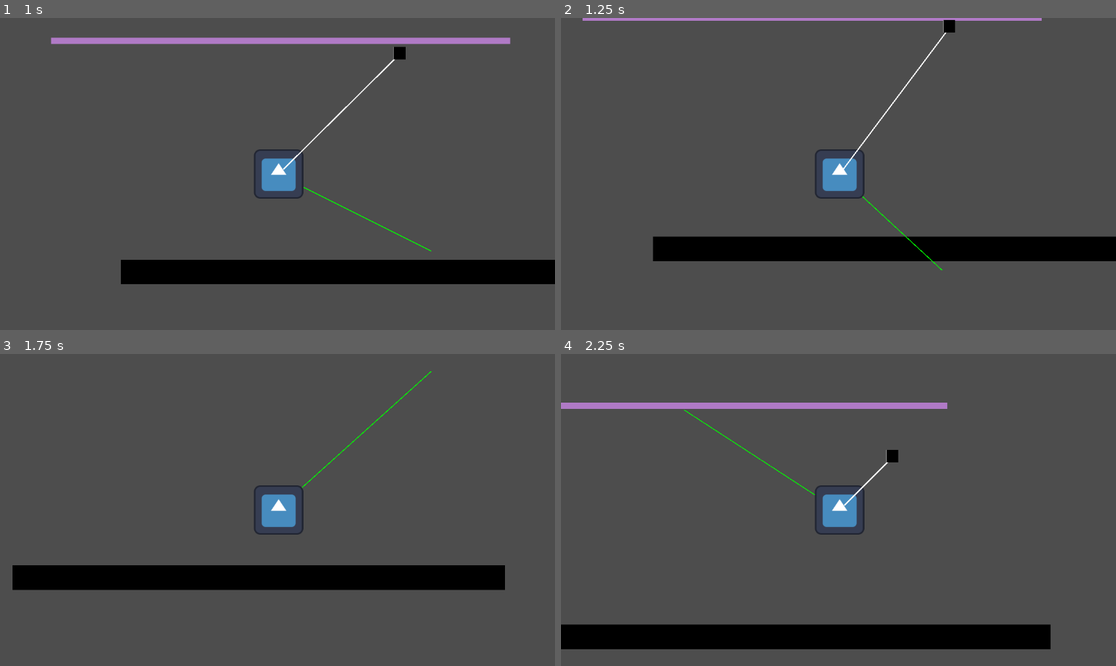
Above: before the commit, frames 1-4 (two rows, left to right).
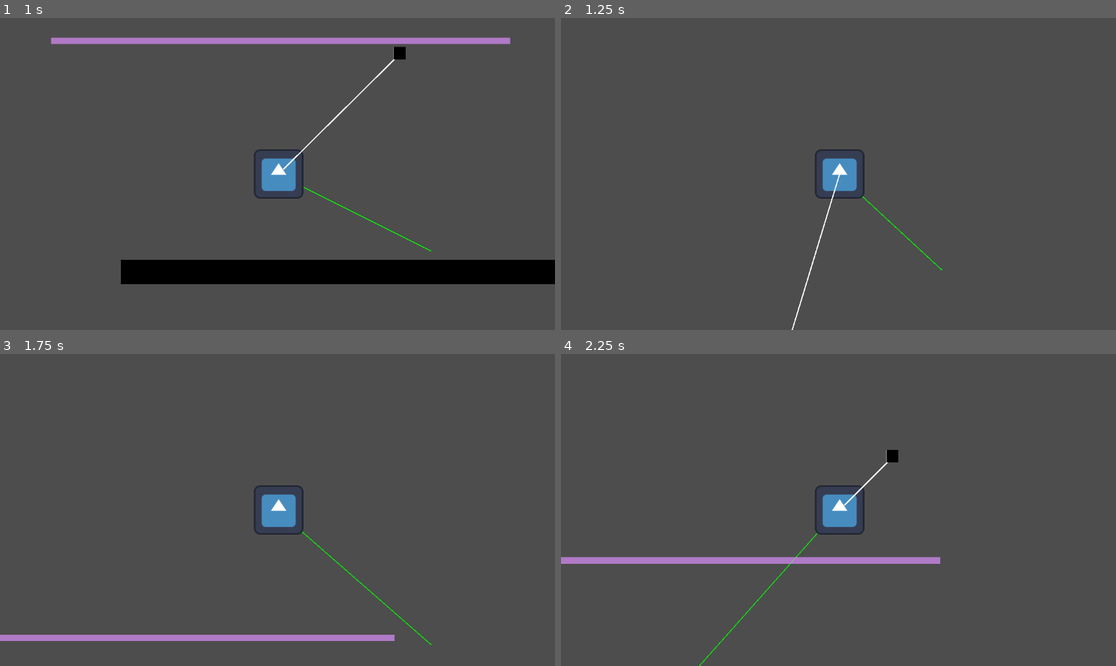
Above: after the commit, the same moments.

Repository: alanmathiasen/hook-godot
Game: Godot game, scene res://scenes/level.tscn
The game is run twice, just before and just after one commit, with the same random seed, the same clock (stepped at 60 frames per second) and the same inputs. The engine's default icon, where the game draws it, is replaced by a stand-in: a white triangle on a blue panel in a dark square.
Inputs:
- Up to frame 1 (1 s): hold Right (ui_right) from 0.53 s (still down); hold Ctrl (hook) from 0.53 s (still down); tap Up (ui_up) at 0.77 s
- Up to frame 2 (1.25 s): keep holding Right (ui_right); keep holding Ctrl (hook)
- Up to frame 3 (1.75 s): keep holding Right (ui_right); release Ctrl (hook) at 1.28 s; tap Ctrl (hook) at 1.35 s; tap Up (ui_up) at 1.52 s
- Up to frame 4 (2.25 s): release Right (ui_right) at 2.03 s; hold Left (ui_left) from 2.03 s (still down); hold Ctrl (hook) from 2.03 s (still down)

Frame 1 is identical in both runs. In frame 2, 7.8% of the frame differs, in the area x 3-100%, y 0-100%; in frame 3, 8.7%; in frame 4, 10%, in the area x 0-89%, y 15-100%.

Commit message:
it doesnt work anymore

Diff:
--- a/project.godot
+++ b/project.godot
@@ -12,7 +12,7 @@
 
 config/name="test"
 run/main_scene="res://scenes/level.tscn"
-config/features=PackedStringArray("4.2", "Forward Plus")
+config/features=PackedStringArray("4.1", "Forward Plus")
 config/icon="res://icon.svg"
 
 [input]
--- a/scenes/character.gd
+++ b/scenes/character.gd
@@ -20,7 +20,7 @@
 var velocity_arrow = Vector2.ZERO
 
 func _physics_process(delta):
-	print(velocity)
+	# print(velocity)
 	handle_hook(delta)
 	handle_movement(delta)
 	move_and_slide()
@@ -45,14 +45,12 @@
 	if(hook.state == HookStates.HOOKED):
 		add_angular_velocity(facing_direction * 0.1)
 		linear_velocity = angular_velocity * distance_to_hook
-		print('linear', linear_velocity)
 		process_velocity(delta)
 
 func _on_hook_body_entered(_body):
 	distance_to_hook = self.global_position.distance_to(hook.global_position)
-
 	if facing_direction == 1:
-		angle_to_hook = atan2(hook.global_position.y - self.global_position.y, hook.global_position.x - self.global_position.x)
+		angle_to_hook = atan2(self.global_position.y - hook.global_position.y, self.global_position.x - hook.global_position.x)
 	else:
 		angle_to_hook = atan2(self.global_position.y - hook.global_position.y, self.global_position.x - hook.global_position.x)
 
@@ -60,19 +58,24 @@
 func process_velocity(delta:float)->void:
 	angular_acceleration = ((-gravity*delta) / distance_to_hook) * sin(angle_to_hook)
 	angular_velocity += angular_acceleration
-	angular_velocity *= 0.95
-	# print(angular_velocity)
-	angle_to_hook += angular_velocity * delta
-
-	self.global_position = hook.global_position + Vector2(distance_to_hook * sin(angle_to_hook), distance_to_hook * cos(angle_to_hook))
+	print(angular_velocity)
+	# angular_velocity *= 0.95
+	print('angular_velocity ',angular_velocity)
+	angle_to_hook += angular_velocity
+	print('hook.global_position ', hook.global_position)
+	print('el resto ', Vector2(distance_to_hook * cos(angle_to_hook), distance_to_hook * sin(angle_to_hook)))
+	self.global_position = hook.global_position + Vector2(distance_to_hook * cos(angle_to_hook), distance_to_hook * sin(angle_to_hook))
 
 func add_angular_velocity(force:float)->void:
 	angular_velocity += force
 
 func _on_hook_just_released():
-	print('linear', linear_velocity)
-	velocity.x += linear_velocity * cos(angle_to_hook)
-	velocity.y -= linear_velocity * sin(angle_to_hook)
+	# velocity.x += linear_velocity * cos(angle_to_hook)
+	# velocity.y += linear_velocity * sin(angle_to_hook)
+
+
+	print(rad_to_deg(angle_to_hook), 'sine', linear_velocity,  sin(angle_to_hook))
+	angular_velocity = 0.0
 	print('velocity', velocity)
 
 func _draw():
